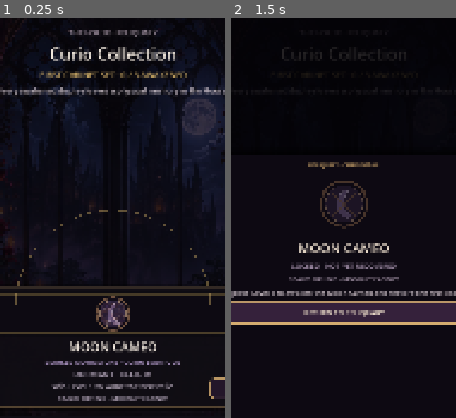
Above: before the commit, frames 1-2 (left to right).
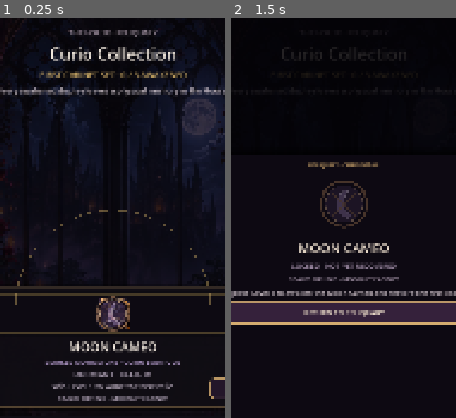
Above: after the commit, the same moments.

Repository: Jay-prodesign/akilta-match3
Game: Godot game, scene res://src/ui/collection/curio_collection.tscn
Same seed, same stepped clock (60 frames per second), same inputs: the game is played once before the commit and once after it. This scene is started directly instead of the project's main scene.
Inputs:
- Up to frame 1 (0.25 s): no input
- Up to frame 2 (1.5 s): click "DETAILS" at 0.5 s; click "DETAILS" at 1.25 s
The pictures show only the part of the screen within x 25-75%, y 0-50%; the shares and areas given below are measured in that part.

The runs differ from the first frame. In frame 1, 0.3% of the frame differs, in the area x 42-58%, y 70-78%; in frame 2, nothing differs.

Commit message:
Promote Moon Cameo to reward hero scale

Diff:
--- a/src/ui/shared/moon_cameo_ritual_view.gd
+++ b/src/ui/shared/moon_cameo_ritual_view.gd
@@ -46,7 +46,7 @@
 
 	var texture := _relic_texture(dormant)
 	if texture != null:
-		var extent := short * (0.62 if mode == "house" else 0.70)
+		var extent := short * 0.62 if mode == "house" else minf(size.x * 0.32, size.y * 0.92)
 		var rect := Rect2(center - Vector2.ONE * extent * 0.5, Vector2.ONE * extent)
 		draw_texture_rect(texture, rect, false)
 
@@ -54,8 +54,6 @@
 		_draw_wax_seal(center, short * 0.10)
 		draw_line(center - Vector2(short * 0.18, short * 0.18), center + Vector2(short * 0.18, short * 0.18), Color(ROSE, 0.52), 3.0)
 		draw_line(center + Vector2(short * 0.18, -short * 0.18), center + Vector2(-short * 0.18, short * 0.18), Color(ROSE, 0.52), 3.0)
-	elif mode == "result":
-		_draw_wax_seal(Vector2(center.x, size.y * 0.82), short * 0.055)
 
 func _relic_texture(dormant: bool) -> Texture2D:
 	if relic_id == "moon_cameo":
